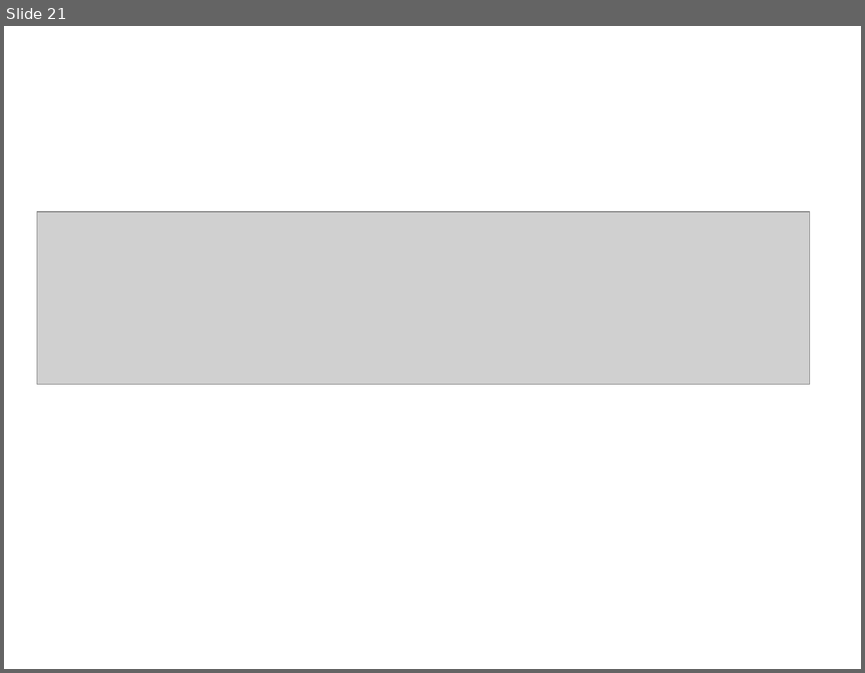
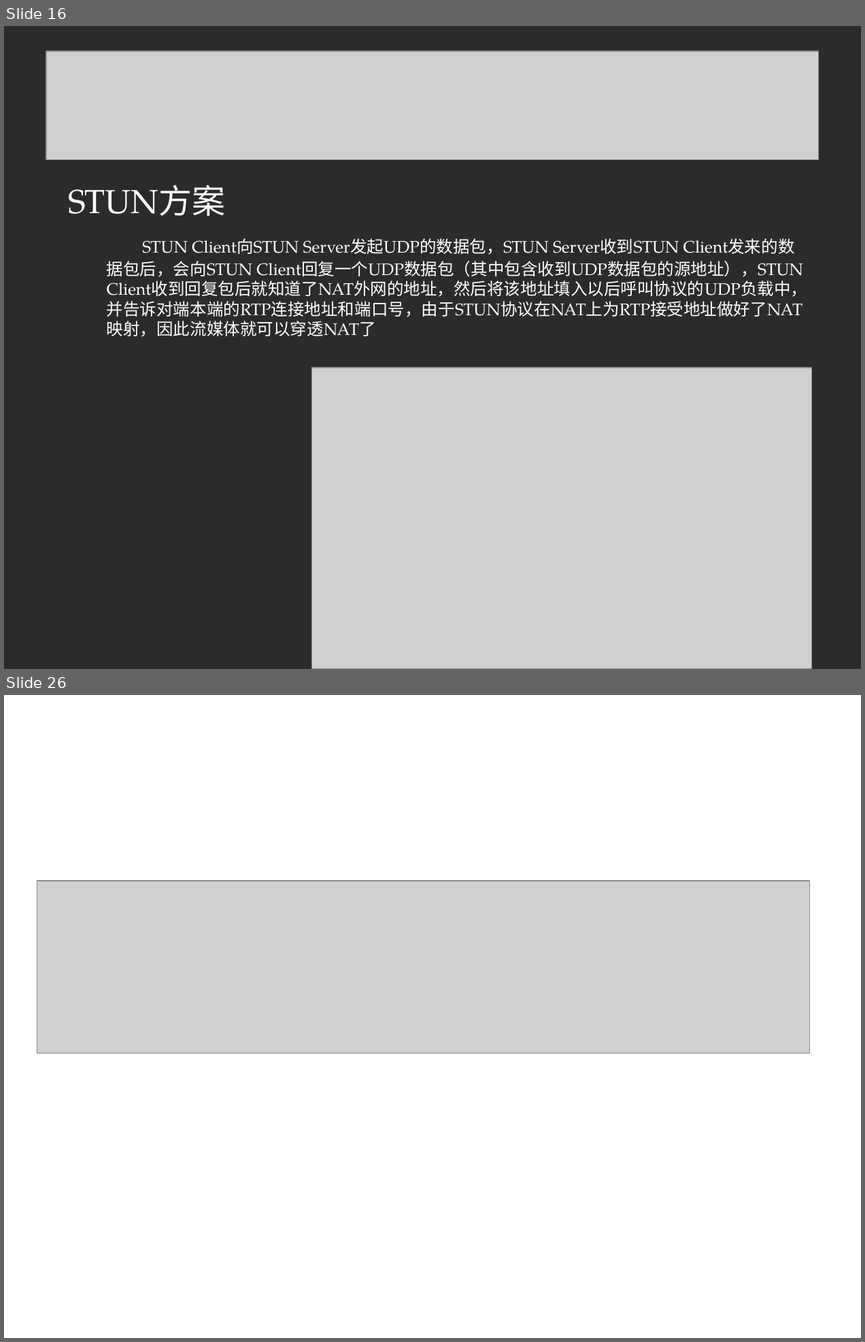
Before and after one commit to linuxsky/sip-alg, a slide deck: design-documents/SIP-ALG解决方案答辩.ppt. Shown one above the other, each under a label of ours: slide 21 before the commit, slides 16 and 26 after it; the slides between them are not shown. The pictures are 865x673 and 865x1342 pixels, drawn with LibreOffice and Linux fonts; fonts in the diff are those of the drawing; grey boxes stand for pictures; background and template pictures are left out; a plain dark background stands for a picture behind light text. Boxes give left, top, right and bottom in pixels: in the first picture for what was removed or moved away, otherwise in the second. Text is boxed around its words. In the diff, an @@ line names an element or a change of style, - is before the commit and + after.

```diff
--- a/design-documents/SIP-ALG解决方案答辩.ppt
+++ b/design-documents/SIP-ALG解决方案答辩.ppt
@@ slide 16 added at <box>4,26,861,669</box>, background picture (left out) @@
@@ picture added at <box>46,51,818,160</box> @@
@@ text added at <box>68,184,807,337</box>, 14 pt, text #FFFFFF @@
+STUN方案
+STUN Client向STUN Server发起UDP的数据包，STUN Server收到STUN Client发来的数据包后，会向STUN Client回复一个UDP数据包（其中包含收到UDP数据包的源地址），STUN Client收到回复包后就知道了NAT外网的地址，然后将该地址填入以后呼叫协议的UDP负载中，并告诉对端本端的RTP连接地址和端口号，由于STUN协议在NAT上为RTP接受地址做好了NAT映射，因此流媒体就可以穿透NAT了
@@ picture added at <box>311,367,811,669</box> @@
@@ what was slide 21 is now slide 26 @@
```
Also in this commit, not shown: 2 slides changed, 23 other slides added, 18 slides removed.
